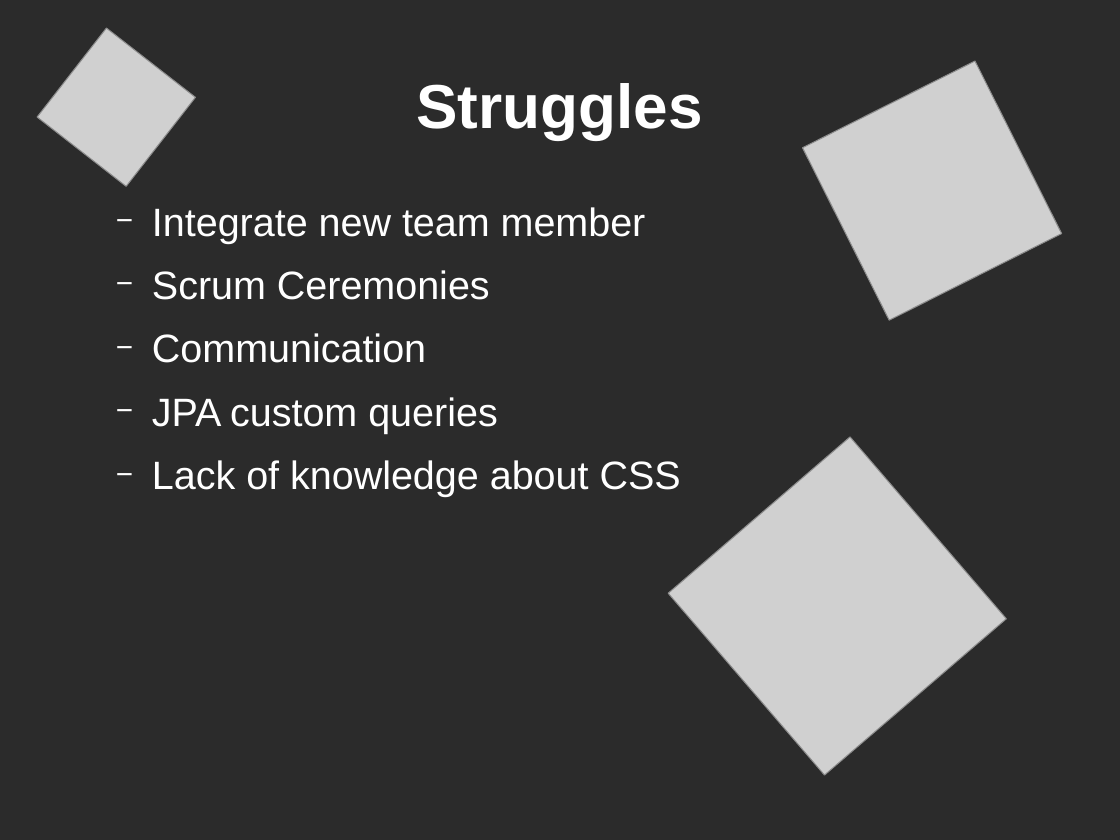
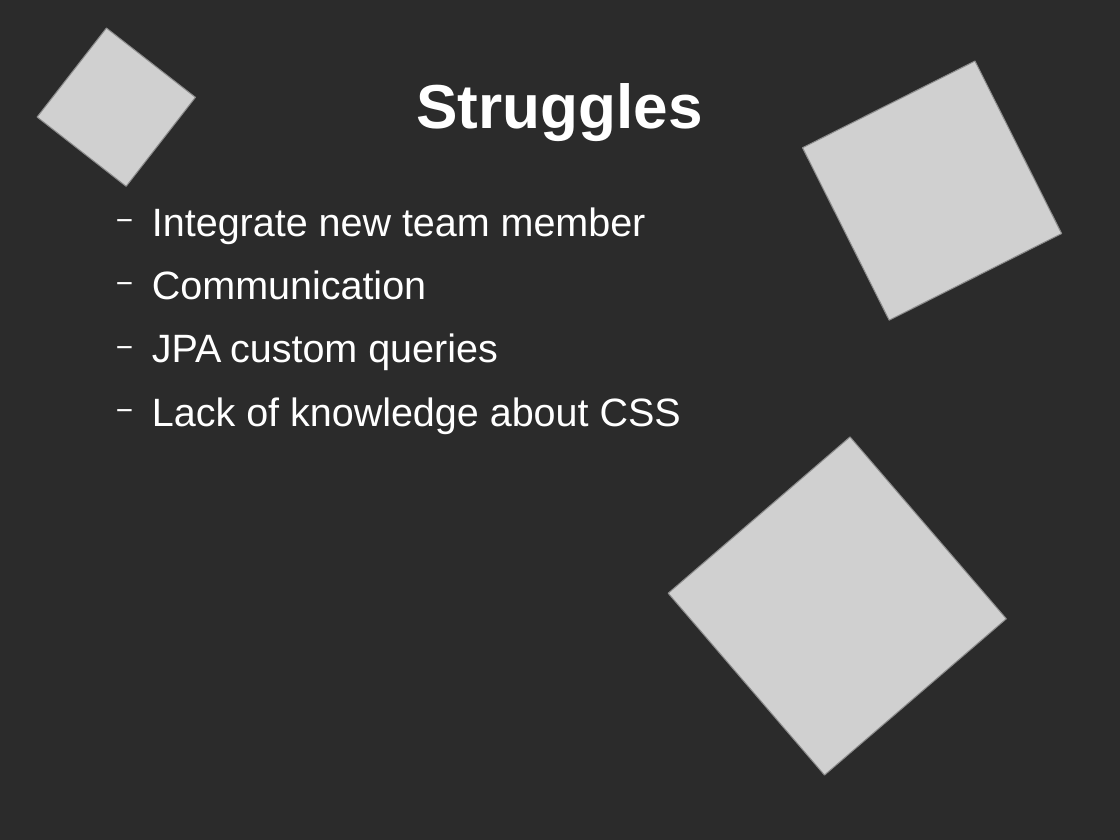
Before and after one commit to CodecoolMSC2017/szaki-cool-frontend, a slide deck: slide 4 of prezi.odp. Drawn at 1120x840 pixels with LibreOffice and Linux fonts; fonts in the diff are those of the drawing; grey boxes stand for pictures; background and template pictures are left out; a plain dark background stands for a picture behind light text. Boxes give left, top, right and bottom in pixels: in the first picture for what was removed or moved away, otherwise in the second. Text is boxed around its words. In the diff, an @@ line names an element or a change of style, - is before the commit and + after.

```diff
--- a/prezi.odp
+++ b/prezi.odp
@@ text at (152, 270, 490, 300): paragraph removed @@
-  − Scrum Ceremonies
```
Also in this commit, not shown: 2 other slides changed, 1 slide added, 1 slide removed.
